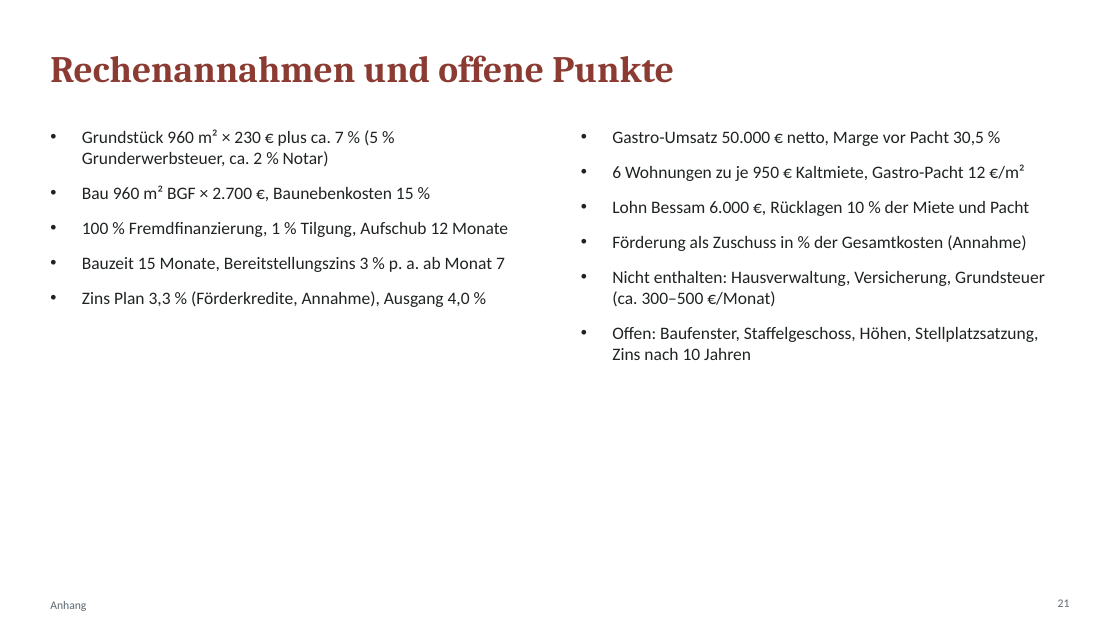
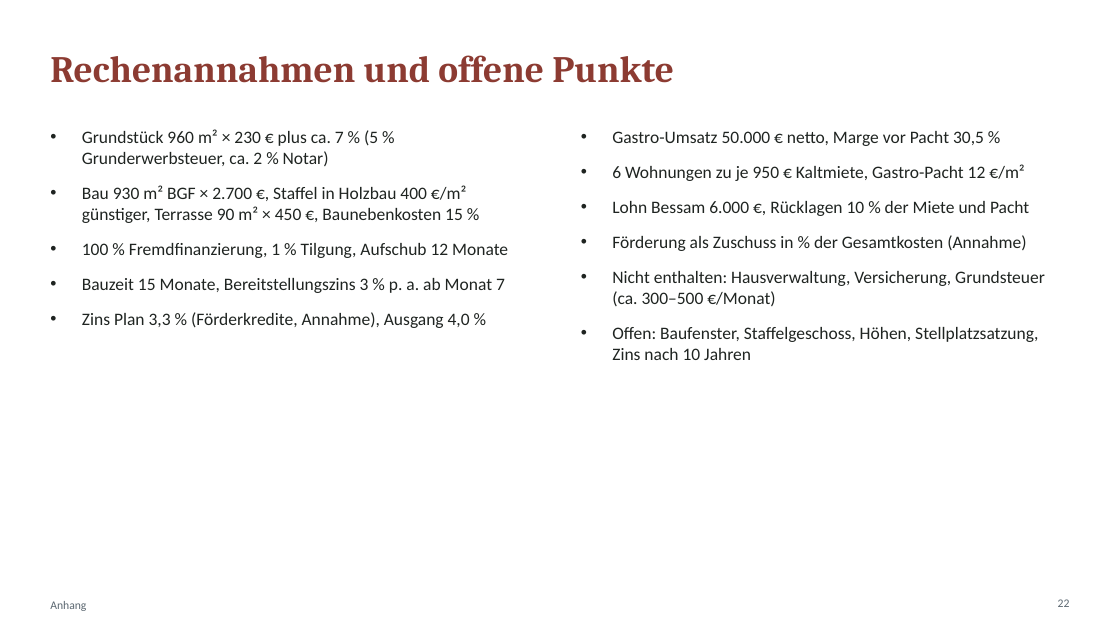
Before and after one commit to CartoonUsername/bau-projekt, a slide deck: slide 22 of praesentation/Neue-Mitte-Werlte_Baufeld3_6-Wohnungen_Gastro-EG.pptx (slide 21 before the commit). Drawn at 1120x630 pixels with LibreOffice and Linux fonts; fonts in the diff are those of the drawing. Boxes give left, top, right and bottom in pixels: in the first picture for what was removed or moved away, otherwise in the second. Text is boxed around its words. In the diff, an @@ line names an element or a change of style, - is before the commit and + after.

```diff
--- a/praesentation/Neue-Mitte-Werlte_Baufeld3_6-Wohnungen_Gastro-EG.pptx
+++ b/praesentation/Neue-Mitte-Werlte_Baufeld3_6-Wohnungen_Gastro-EG.pptx
@@ text at bbox=[82, 185, 466, 223]: text changed @@
-• Bau 960 m² BGF × 2.700 €, Baunebenkosten 15 %
+• Bau 930 m² BGF × 2.700 €, Staffel in Holzbau 400 €/m² günstiger, Terrasse 90 m² × 450 €, Baunebenkosten 15 %
@@ page number at bbox=[1058, 599, 1070, 607]: text changed @@
-21
+22
```
Also in this commit, not shown: 15 other slides changed, 1 slide added, 13 other files.
